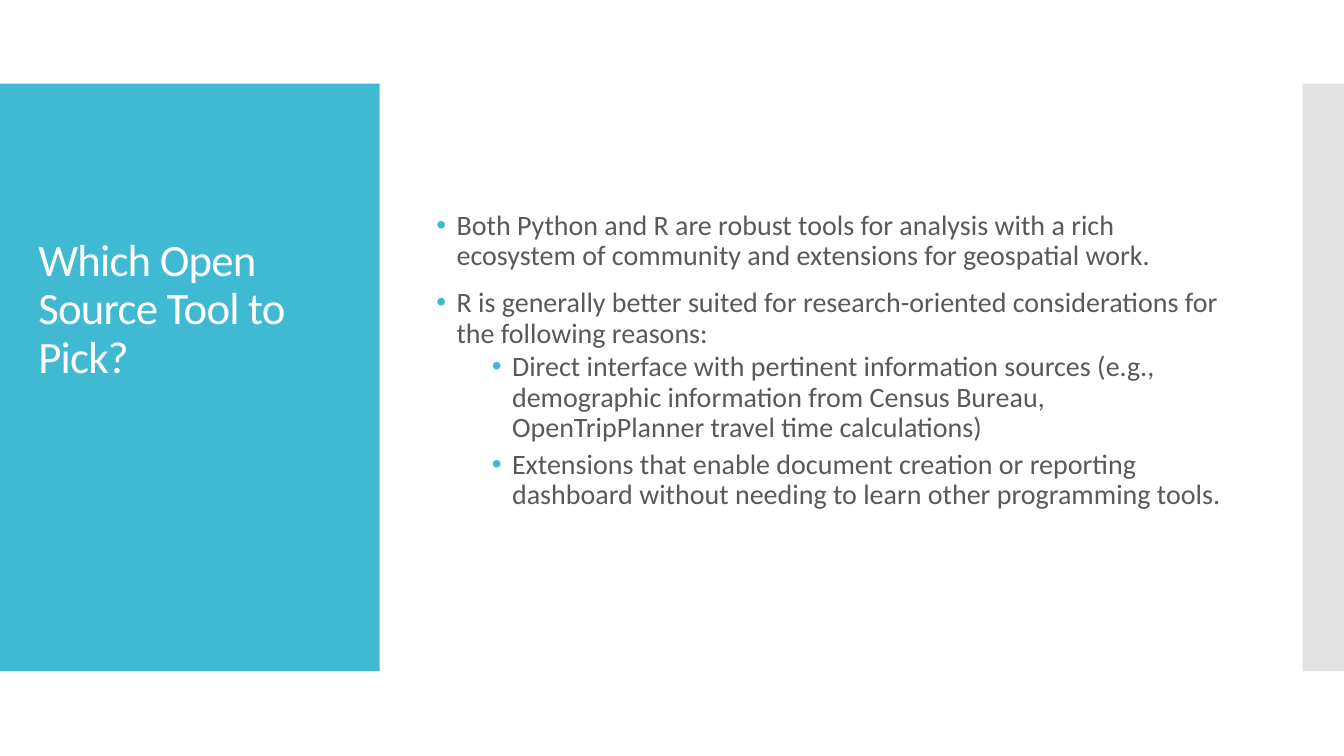
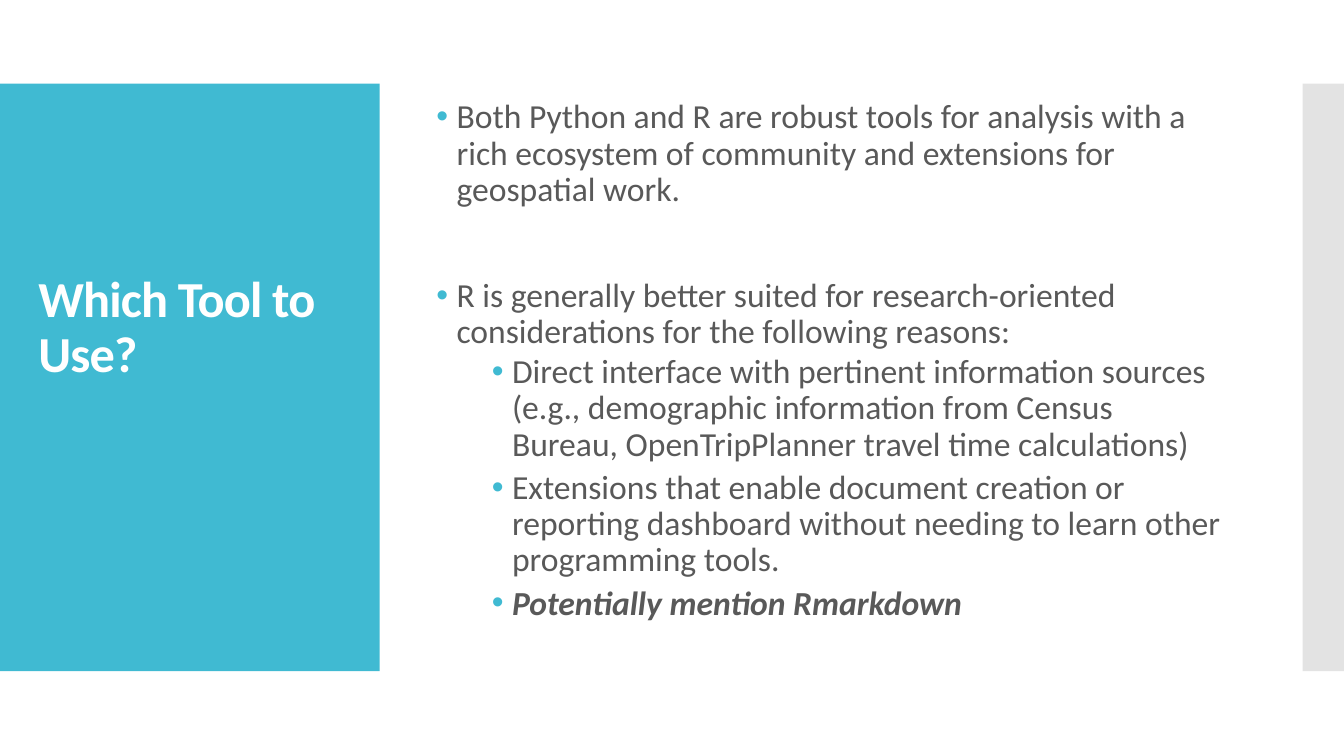
Before and after one commit to jwattier/nycdsa_ccc_nyc, a slide deck: slide 5 of Better Together CCC NYC.pptx. Drawn at 1344x756 pixels with LibreOffice and Linux fonts; fonts in the diff are those of the drawing. Boxes give left, top, right and bottom in pixels: in the first picture for what was removed or moved away, otherwise in the second. Text is boxed around its words. In the diff, an @@ line names an element or a change of style, - is before the commit and + after.

```diff
--- a/Better Together CCC NYC.pptx
+++ b/Better Together CCC NYC.pptx
@@ text at box(457, 104, 1220, 577): size 20 to 24 pt @@
@@ title at box(38, 281, 315, 373): text changed; size 32 to 36 pt; bold on @@
-Which Open Source Tool to Pick?
+Which Tool to Use?
@@ text at box(512, 591, 962, 621): paragraph added @@
+  • Potentially mention Rmarkdown
```
Also in this commit, not shown: 7 other slides changed, 2 slides added, 1 slide removed, 4 other files.
